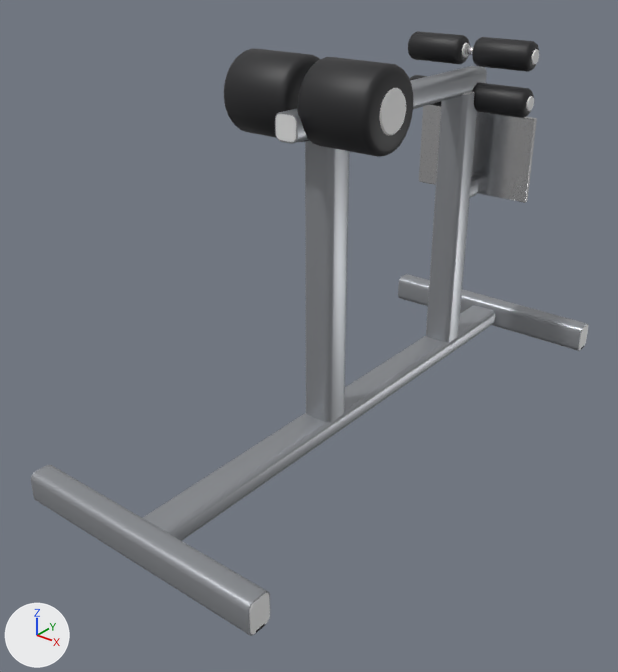
What one commit did to the Blender file echipamente/blend/glute_ham_developer.blend.
Camera for both pictures: a camera (50 mm lens) standing at (1.39, -1.96, 1.44) and looking at (-0.04, -0.18, 0.33). Arrows for +X, +Y and +Z are at lower left; the lights stay in place. The picture after the commit comes second.

Objects in the first picture: 'glute_ham_developer__plastic', 'glute_ham_developer__powder', 'glute_ham_developer__rubber', 'glute_ham_developer__steel', 'glute_ham_developer__vinyl'.
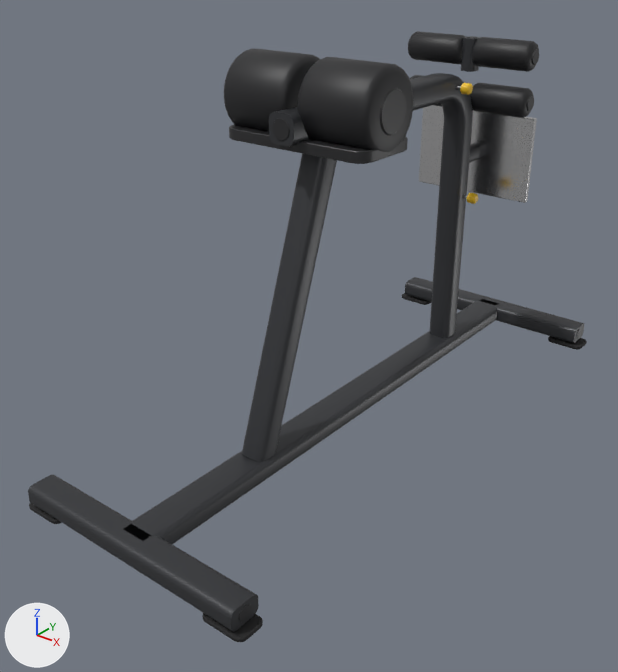
What changed in the scene script:
```text
Change mat_powder:
    mat_powder.base_color: (0.36, 0.375, 0.4) -> (0.04, 0.042, 0.047)  # grey #a2a5aa -> dark grey #383a3d
Change mat_plastic:
    mat_plastic.base_color: (0.8, 0.8, 0.8) -> (0.022, 0.022, 0.024)  # white #e7e7e7 -> black #29292b
Change me_glute_ham_developer__powder:
    remove me_glute_ham_developer__powder.from_pydata(...)  # 280 vertices, 154 faces; spans x -0.4..0.4, y -0.94..0.94, z 0.0..1.01
    add me_glute_ham_developer__powder.from_pydata(...)  # 640 vertices, 514 faces; spans x -0.37..0.37, y -0.96..0.96, z 0.02..1.1
    me_glute_ham_developer__powder part 1: the loose piece of 40 vertices spanning x -0.05..0.05, y -0.9..0.9, z 0.01..0.07 is multiplied about its middle by the matrix ((0.0, 0.0, 1.954), (0.0, 1.022, 0.0), (0.505, 0.0, 0.0)), then moved by (0.0, 0.0, 0.01)
    me_glute_ham_developer__powder part 2: the loose piece of 40 vertices spanning x -0.4..0.4, y -0.94..-0.86, z 0.0..0.1 is scaled about its middle by (0.937, -1.29, 0.581), then moved by (0.0, -0.02, 0.0)
    me_glute_ham_developer__powder part 3: the loose piece of 40 vertices spanning x -0.4..0.4, y 0.86..0.94, z 0.0..0.1 is scaled about its middle by (0.937, -1.29, 0.581), then moved by (0.0, 0.02, 0.0)
    me_glute_ham_developer__powder part 4: the loose piece of 40 vertices spanning x -0.04..0.04, y -0.32..0.65, z 0.93..1.01 is multiplied about its middle by the matrix ((0.0, 0.0, 1.091), (0.0, 0.206, 0.0), (1.091, 0.0, 0.0)), then moved by (0.0, -0.4, 0.0)
    me_glute_ham_developer__powder part 5: the loose piece of 40 vertices spanning x -0.03..0.03, y 0.55..0.67, z 0.57..0.63 is multiplied about its middle by the matrix ((0.0, 0.0, 0.808), (0.0, 1.017, 0.0), (0.808, 0.0, 0.0)), then moved by (0.0, 0.0, 0.12)
    me_glute_ham_developer__powder part 6: the loose piece of 40 vertices spanning x -0.05..0.05, y 0.5..0.6, z 0.06..0.94 is scaled about its middle by (-0.484, 0.484, 0.114), then moved by (0.0, 0.05, 0.55)
    me_glute_ham_developer__powder part 7: a new loose piece of 400 vertices spanning x -0.04..0.04, y -0.5..0.59, z 0.06..1.01, in mat_powder (dark grey #383a3d)
    me_glute_ham_developer__powder part 8: 40 vertices removed from x -0.05..0.05, y -0.2..-0.1, z 0.06..1.0
Change me_glute_ham_developer__rubber:
    remove me_glute_ham_developer__rubber.from_pydata(...)  # 320 vertices, 248 faces; spans x -0.4..0.4, y -0.92..0.92, z 0.0..0.01
    add me_glute_ham_developer__rubber.from_pydata(...)  # 320 vertices, 248 faces; spans x -0.4..0.4, y -0.96..0.96, z 0.0..0.01
    me_glute_ham_developer__rubber part 9: the loose piece of 80 vertices spanning x -0.4..-0.31, y 0.88..0.92, z 0.0..0.01 is scaled about its middle by (1.53, 1.74, 1.2), then moved by (0.68, 0.02, 0.0)
    me_glute_ham_developer__rubber part 10: the loose piece of 80 vertices spanning x 0.31..0.4, y -0.92..-0.88, z 0.0..0.01 is scaled about its middle by (1.53, 1.74, 1.2), then moved by (-0.68, -0.02, 0.0)
    me_glute_ham_developer__rubber part 11: the loose piece of 80 vertices spanning x 0.31..0.4, y 0.88..0.92, z 0.0..0.01 is scaled about its middle by (1.53, 1.74, 1.2), then moved by (-0.68, 0.02, 0.0)
    me_glute_ham_developer__rubber part 12: the loose piece of 80 vertices spanning x -0.4..-0.31, y -0.92..-0.88, z 0.0..0.01 is scaled about its middle by (1.53, 1.74, 1.2), then moved by (0.68, -0.02, 0.0)
Change me_glute_ham_developer_plastic:
    remove me_glute_ham_developer_plastic.from_pydata(...)  # 1040 vertices, 572 faces; spans x -0.4..0.4, y -0.93..0.93, z 0.0..1.08
    add me_glute_ham_developer_plastic.from_pydata(...)  # 896 vertices, 522 faces; spans x -0.37..0.37, y -0.94..0.94, z 0.03..1.1
    me_glute_ham_developer_plastic part 13: a new loose piece, a 12-sided cut cone along x (radius 0.0216 at the low end, 0.0204 at the high end) spanning x 0.369..0.372, y -0.9416..-0.8984, z 0.0284..0.0716, in mat_plastic (black #29292b)
    me_glute_ham_developer_plastic part 14: a new loose piece, a 12-sided cut cone along y (radius 0.0272 at the low end, 0.0288 at the high end) spanning x -0.0288..0.0288, y -0.342..-0.339, z 0.9412..0.9988, in mat_plastic (black #29292b)
    me_glute_ham_developer_plastic part 15: a new loose piece of 80 vertices spanning x -0.23..0.23, y -0.31..-0.09, z 0.91..0.94, in mat_plastic (black #29292b)
    me_glute_ham_developer_plastic part 16: 14 loose pieces with 560 vertices, spanning x -0.4..0.4, y -0.93..0.93, z 0.0..1.0, are deleted
    other edits to the shape of me_glute_ham_developer_plastic do not show in these pictures
Add ob_glute_ham_developer__accent:
    ob_glute_ham_developer__accent = bpy.data.objects.new('glute_ham_developer__accent', me_glute_ham_developer_accent)  # 128 vertices, 100 faces; spans x 0.06..0.091, y 0.433..0.567, z 0.583..0.987; in mat_accent (yellow #edbf27)
    ob_glute_ham_developer__accent.location = (0.0, 0.0, 0.0)
```

Changed parts and their boxes (x1, y1, x2, y2) in the pictures (618 x 672 px; the box of a moved part takes in the faces that stretch with it):
'glute_ham_developer__powder', recoloured, reshaped
    before: (31, 66, 588, 636)
    after: (28, 37, 584, 632)
'glute_ham_developer__plastic', recoloured, reshaped
    before: (249, 43, 588, 634)
    after: (229, 36, 582, 622)
'glute_ham_developer__rubber', reshaped (mostly hidden before)
    before: (256, 299, 584, 633)
    after: (29, 293, 587, 642)
'glute_ham_developer__accent', added
    after: (460, 83, 478, 204)
part 1 of me_glute_ham_developer__powder, moved or reshaped
    before: (143, 305, 495, 541)
    after: (125, 299, 497, 544)
part 2 of me_glute_ham_developer__powder, moved or reshaped
    before: (31, 465, 270, 636)
    after: (28, 474, 259, 632)
part 3 of me_glute_ham_developer__powder, moved or reshaped
    before: (398, 274, 588, 351)
    after: (405, 277, 584, 343)
part 4 of me_glute_ham_developer__powder, moved or reshaped
    before: (275, 66, 487, 144)
    after: (269, 107, 309, 147)
part 5 of me_glute_ham_developer__powder, moved or reshaped
    before: (470, 178, 478, 197)
    after: (469, 145, 480, 163)
part 6 of me_glute_ham_developer__powder, moved or reshaped
    before: (426, 93, 477, 343)
    after: (461, 37, 481, 72)
part 7 of me_glute_ham_developer__powder, added
    after: (242, 73, 473, 462)
part 8 of me_glute_ham_developer__powder, deleted
    before: (305, 140, 350, 422)
part 9 of me_glute_ham_developer__rubber, moved or reshaped (not visible before)
    after: (548, 336, 587, 350)
part 10 of me_glute_ham_developer__rubber, moved or reshaped
    before: (256, 623, 266, 633)
    after: (29, 502, 62, 524)
part 11 of me_glute_ham_developer__rubber, moved or reshaped (not visible before)
    after: (402, 293, 431, 305)
part 12 of me_glute_ham_developer__rubber, moved or reshaped (not visible before)
    after: (202, 613, 263, 642)
part 13 of me_glute_ham_developer_plastic, added
    after: (238, 604, 252, 622)
part 14 of me_glute_ham_developer_plastic, added
    after: (272, 118, 290, 141)
part 15 of me_glute_ham_developer_plastic, added (black)
    after: (229, 125, 408, 164)
part 16 of me_glute_ham_developer_plastic, deleted
    before: (249, 91, 588, 634)
